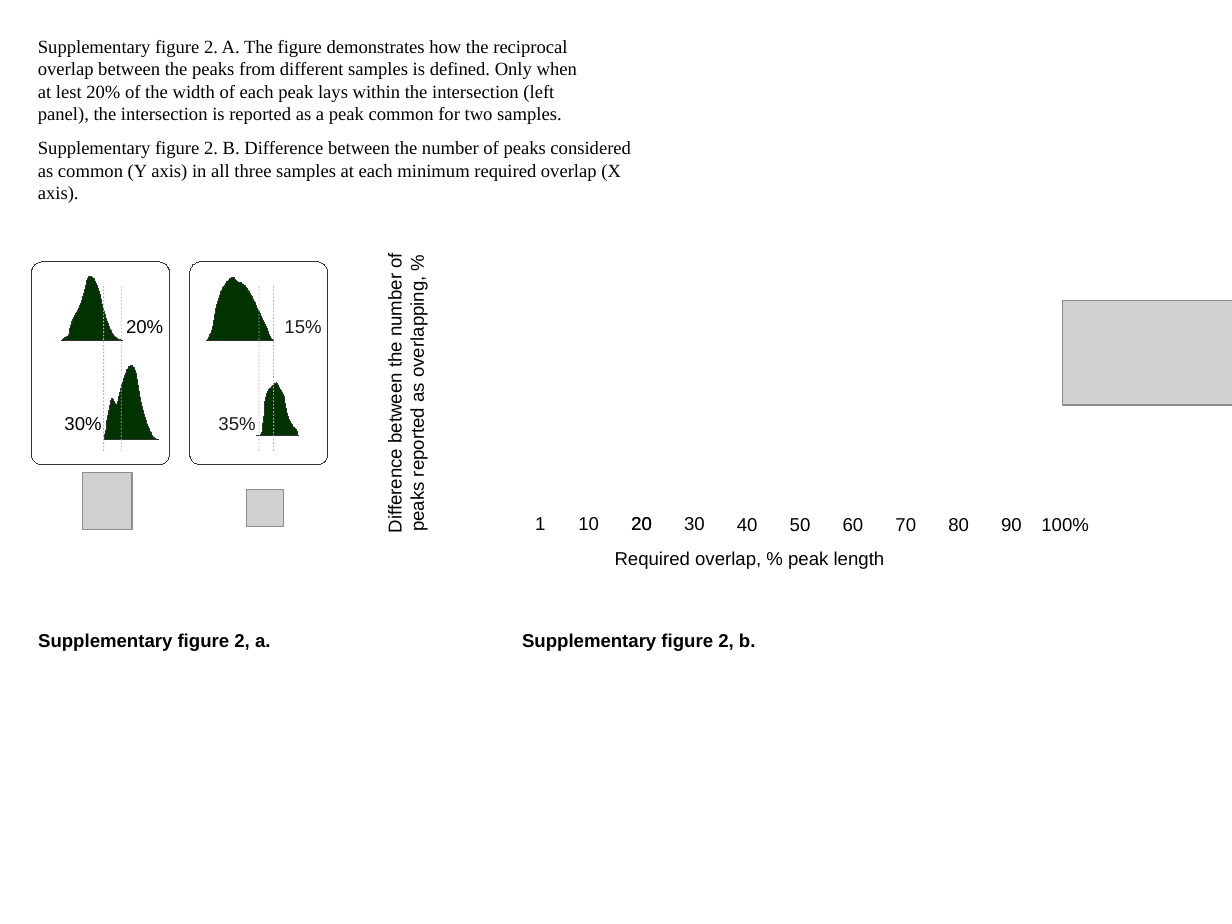
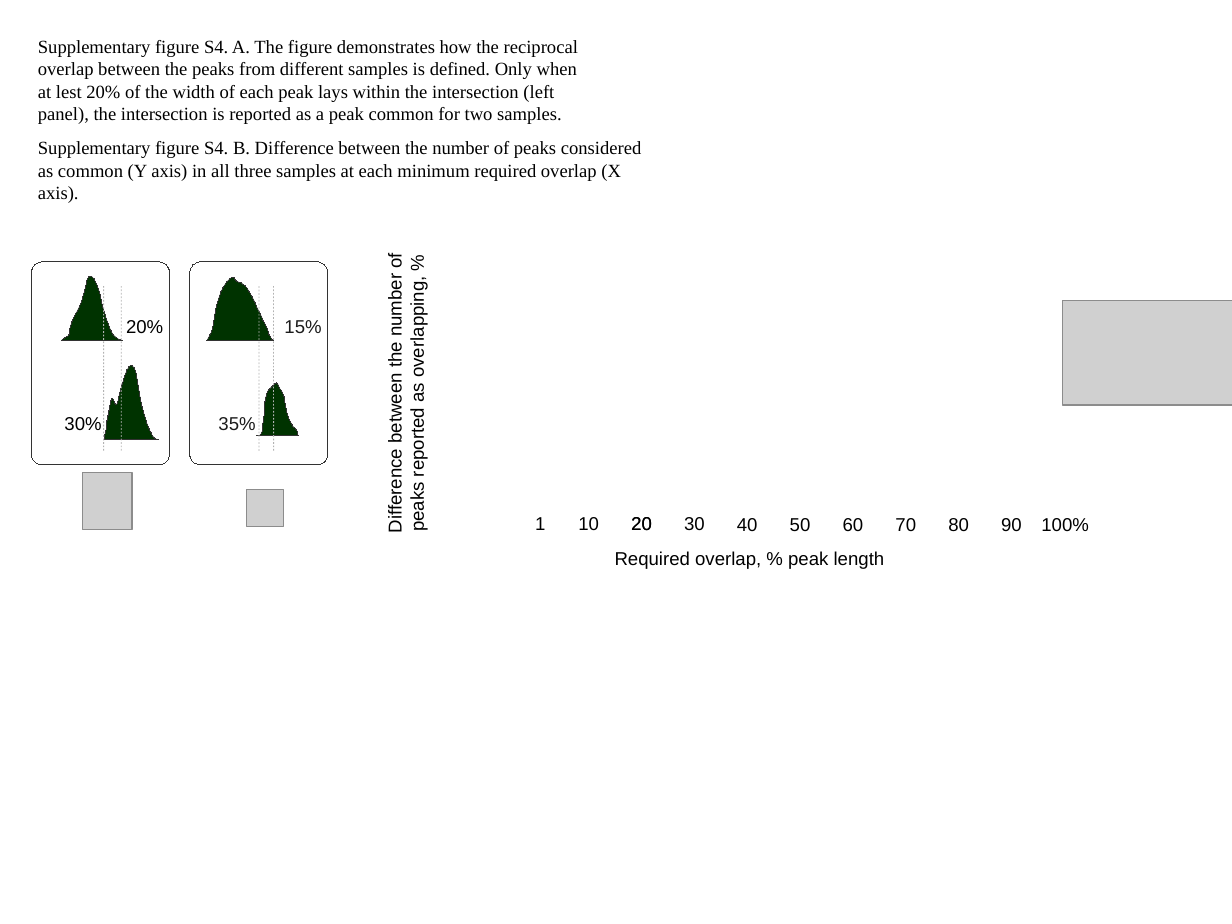
Before and after one commit to jknightlab/ATACseq_pipeline, a slide deck: slide 16 of Core_manuscript/Paper/Figures/ATAC_figures.odp (slide 14 before the commit). Drawn at 1232x924 pixels with LibreOffice and Linux fonts; fonts in the diff are those of the drawing; grey boxes stand for pictures. Boxes give left, top, right and bottom in pixels: in the first picture for what was removed or moved away, otherwise in the second. Text is boxed around its words. In the diff, an @@ line names an element or a change of style, - is before the commit and + after.

```diff
--- a/Core_manuscript/Paper/Figures/ATAC_figures.odp
+++ b/Core_manuscript/Paper/Figures/ATAC_figures.odp
@@ text at <box>38,40,578,57</box>: text changed @@
-Supplementary figure 2. A. The figure demonstrates how the reciprocal
+Supplementary figure S4. A. The figure demonstrates how the reciprocal
@@ text at <box>38,141,641,158</box>: text changed @@
-Supplementary figure 2. B. Difference between the number of peaks considered
+Supplementary figure S4. B. Difference between the number of peaks considered
@@ text removed at <box>38,633,270,651</box> @@
-Supplementary figure 2, a.
@@ text removed at <box>522,633,755,651</box> @@
-Supplementary figure 2, b.
```
Also in this commit, not shown: 6 other slides changed, 4 slides added, 3 slides removed.
